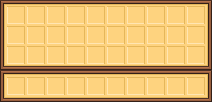
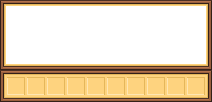
Comparing the layer stacks of the two 212px x 102px images. Changes:
painted on "InventoryBorder" over [6, 6, 206, 64]
hid "InventoryCenter", painted on it over [6, 6, 206, 64]
